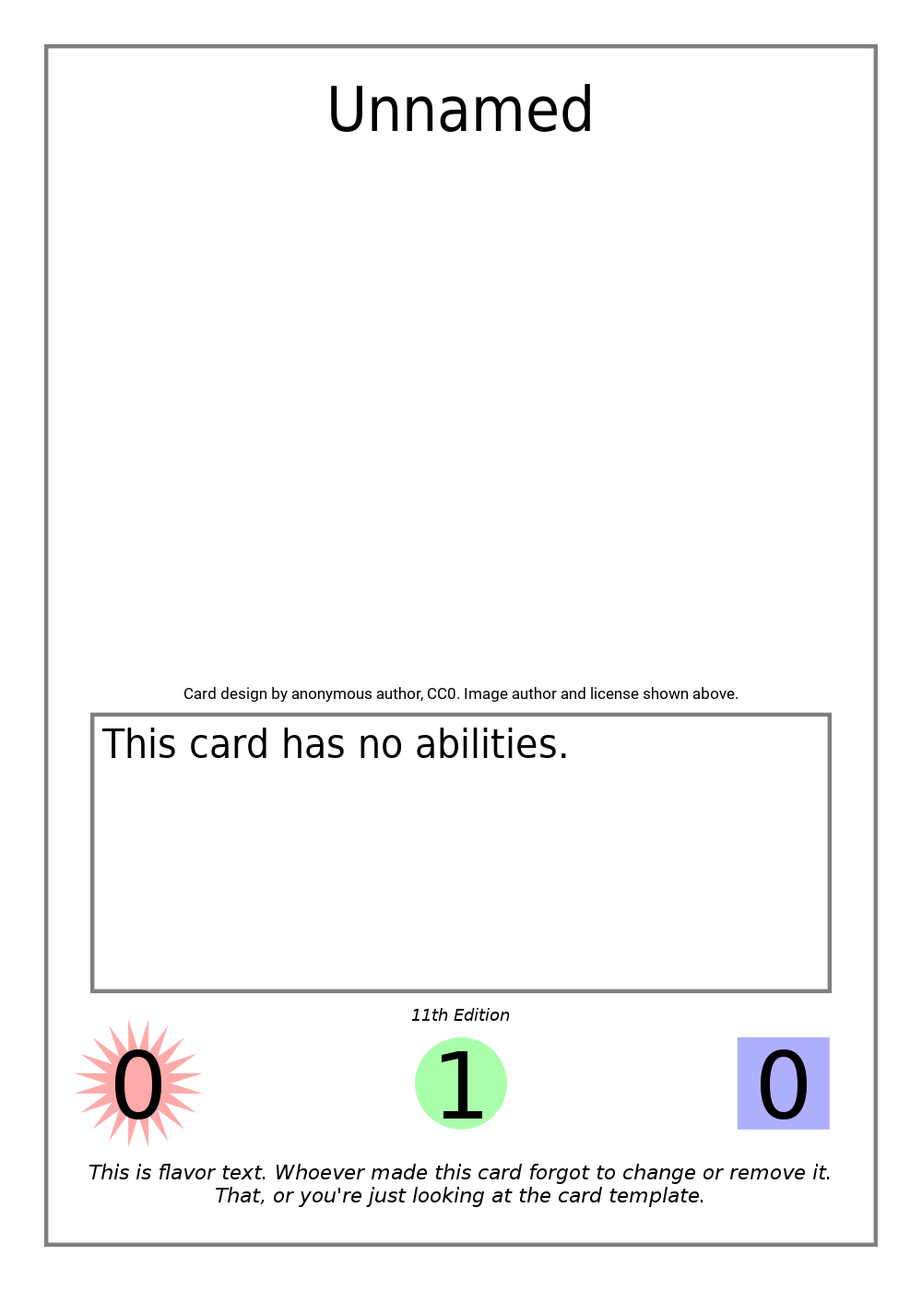
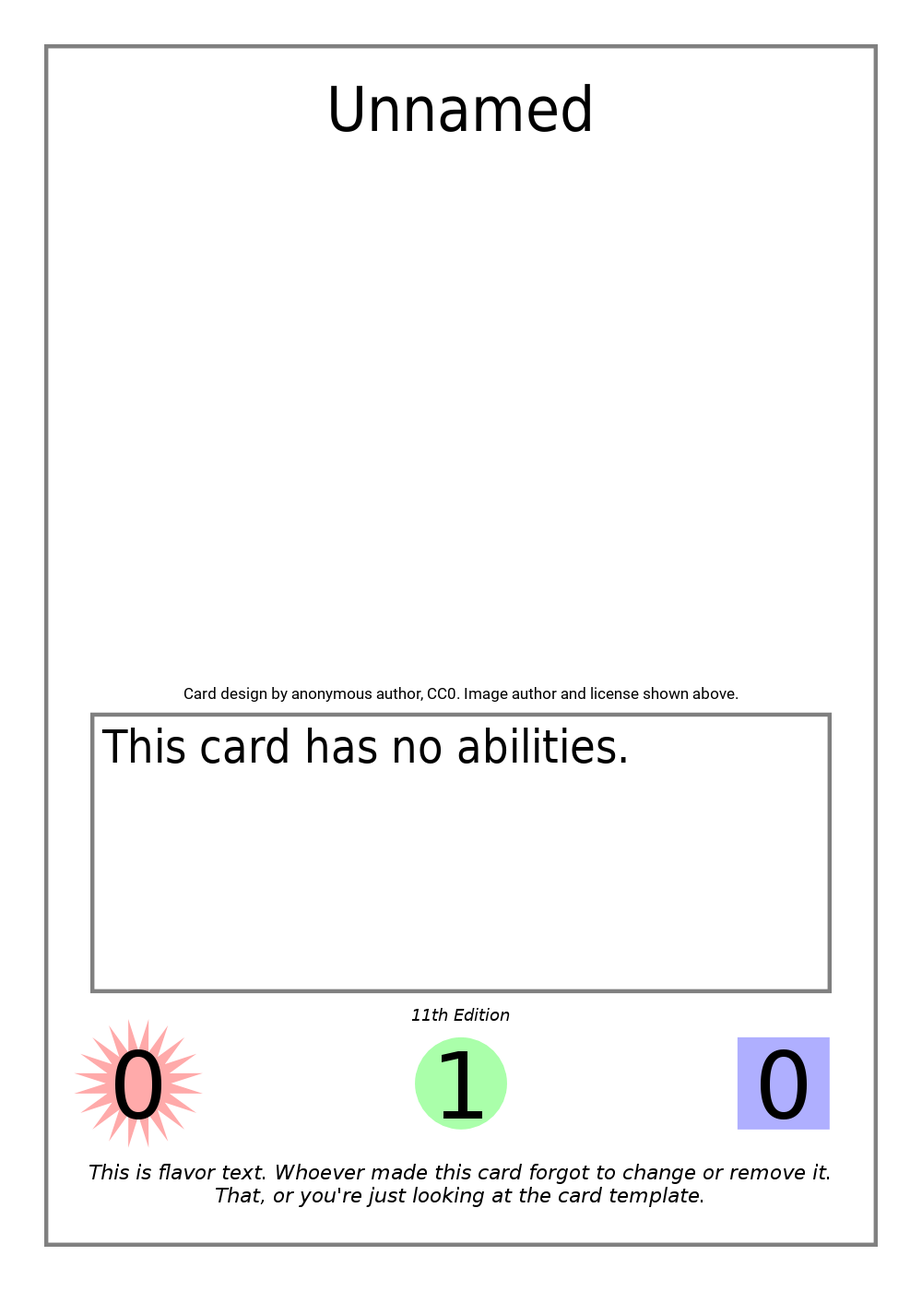
Layered file, before and after one edit (922×1291). Changes by layer:
painted on "Effect Text" over [101, 727, 627, 764]
